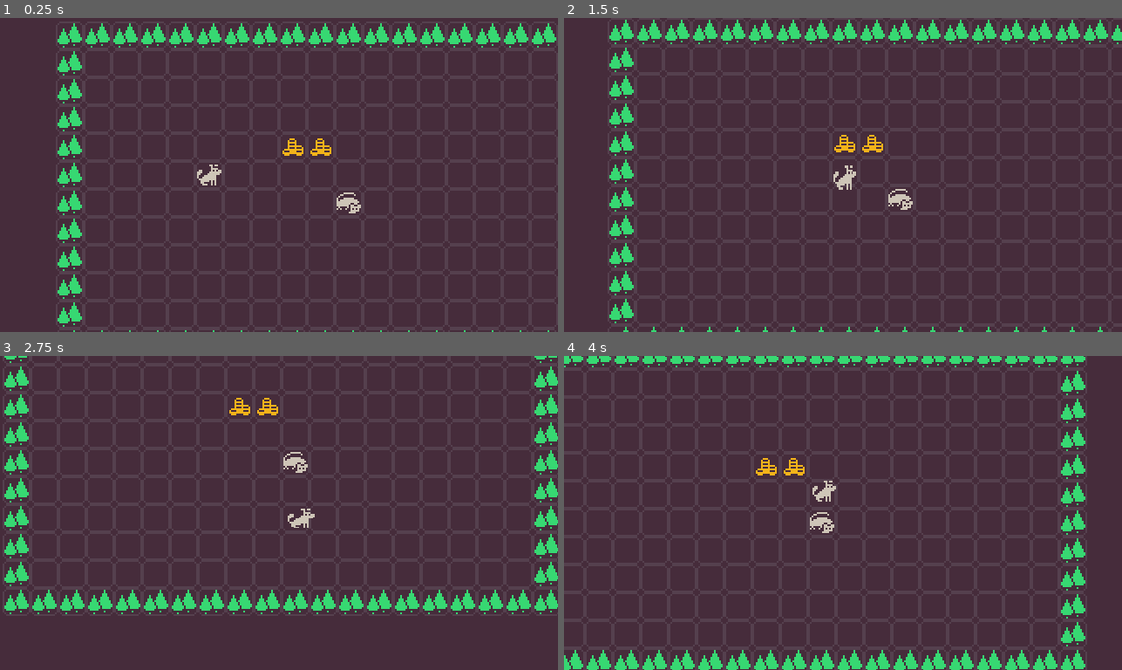
Above: before the commit, frames 1-4 (two rows, left to right).
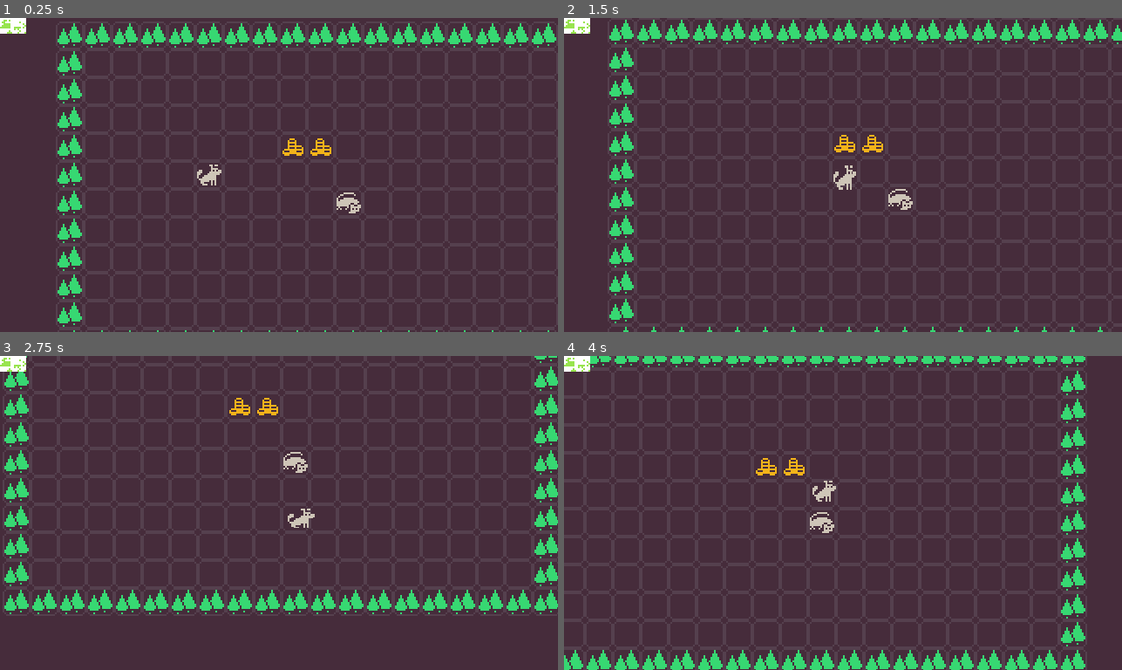
Above: after the commit, the same moments.

Repository: keipaglows/grid-based-prototype
Game: Godot game, scene res://Game.tscn
The game is run twice, just before and just after one commit, with the same random seed, the same clock (stepped at 60 frames per second) and the same inputs.
Inputs:
- Up to frame 1 (0.25 s): no input
- Up to frame 2 (1.5 s): tap Enter at 0.5 s; hold Right (ui_right) 0.53-1.28 s; hold Down (ui_down) from 1.28 s (still down)
- Up to frame 3 (2.75 s): release Down (ui_down) at 2.03 s; hold Right (ui_right) from 2.03 s (still down)
- Up to frame 4 (4 s): release Right (ui_right) at 2.78 s; hold Up (ui_up) 2.78-3.53 s; hold Left (ui_left) from 3.53 s (still down)

The runs differ from the first frame. In frame 1, 0.2% of the frame differs, in the area x 0-5%, y 0-5%; in frame 2, 0.2%; in frame 3, 0.2%; in frame 4, 0.2%.

Commit message:
RGBG-16 | Game map sections, random generation of it and mini map representation

Diff:
--- a/Game.tscn
+++ b/Game.tscn
@@ -1,9 +1,10 @@
-[gd_scene load_steps=6 format=2]
+[gd_scene load_steps=7 format=2]
 
 [ext_resource path="res://grid/grid_lines_tileset.tres" type="TileSet" id=1]
 [ext_resource path="res://grid/grid_tileset.tres" type="TileSet" id=2]
 [ext_resource path="res://grid/grid.gd" type="Script" id=3]
 [ext_resource path="res://entities/scenes/Player.tscn" type="PackedScene" id=4]
+[ext_resource path="res://map_generator/scenes/MapGenerator.tscn" type="PackedScene" id=5]
 [ext_resource path="res://grid/grid_lines.gd" type="Script" id=8]
 
 [node name="Game" type="Node"]
@@ -31,3 +32,7 @@
 format = 1
 script = ExtResource( 8 )
 RENDER_GRID_LINES = true
+
+[node name="GUI Layer" type="CanvasLayer" parent="."]
+
+[node name="MapGenerator" parent="GUI Layer" instance=ExtResource( 5 )]
--- a/autoloads/GameGlobals.gd
+++ b/autoloads/GameGlobals.gd
@@ -1,6 +1,9 @@
 extends Node
 
 
-const TILE_SIZE = 16
-const CELL_SIZE = Vector2(TILE_SIZE, TILE_SIZE)
+const TILE_WIDTH = 16
+const TILE_SIZE = Vector2(TILE_WIDTH, TILE_WIDTH)
+const SECTION_SIZE = 3
+
+var GAME_MAP_SECTIONS = {}
 var GAME_MAP = {}
--- a/entities/classes/base_entity.gd
+++ b/entities/classes/base_entity.gd
@@ -24,5 +24,5 @@
 
 
 func add_to_tile_map(tile_map: TileMap):
-	self.scene.position = tile_map.map_to_world(self.position) + GameGlobals.CELL_SIZE / 2
+	self.scene.position = tile_map.map_to_world(self.position) + GameGlobals.TILE_SIZE / 2
 	tile_map.add_child(self.scene)
--- a/entities/player.gd
+++ b/entities/player.gd
@@ -45,11 +45,11 @@
 
 	# Animate the pivot with the sprite moving to the intended cell
 	var move_direction = (target_position - position).normalized()
-	var move_length = GameGlobals.TILE_SIZE
+	var move_length = GameGlobals.TILE_WIDTH
 
 	# setting move_length 1.5 longer if we move diagnolly
 	if abs(move_direction[0]) == abs(move_direction[1]):
-		move_length = GameGlobals.TILE_SIZE * 1.5
+		move_length = GameGlobals.TILE_WIDTH * 1.5
 
 	$Tween.interpolate_property(
 		$Pivot,
--- /dev/null
+++ b/map_generator/map_generator.gd
@@ -0,0 +1,95 @@
+extends Node2D
+export (Texture) var texture setget _set_texture
+
+
+var tile_sections
+var mini_map_texture
+
+const GAME_MAP_SECTIONS_WIDTH = 5
+const GAME_MAP_SECTIONS_HEIGHT = 3
+const SECTION_SIZE = GameGlobals.SECTION_SIZE
+
+var RNG = RandomNumberGenerator.new()
+
+#const TOP_SIDE = 0
+#const RIGHT_SIDE = 1
+#const BOTTOM_SIDE = 2
+#const LEFT_SIDE = 3
+
+
+#class SectionSide:
+#
+#	func _init()
+
+func _ready():
+	mini_map_texture = ImageTexture.new()
+	tile_sections = Image.new()
+
+	RNG.randomize()
+	tile_sections.load("map_generator/sprites/forest.png")
+
+	var mini_map = Image.new()
+	var MAX_SECTION_X = (tile_sections.get_width() / 3) - 1
+	var MAX_SECTION_Y = (tile_sections.get_height() / 3) - 1
+
+	mini_map.create(GAME_MAP_SECTIONS_WIDTH * SECTION_SIZE,
+					GAME_MAP_SECTIONS_HEIGHT * SECTION_SIZE,
+					false,
+					Image.FORMAT_RGBA8)
+
+	# Filling GAME_MAP_SECTIONS with sections
+	for X in GAME_MAP_SECTIONS_WIDTH:
+		for Y in GAME_MAP_SECTIONS_HEIGHT:
+			var section_x = RNG.randi_range(0, MAX_SECTION_X)
+			var section_y = RNG.randi_range(0, MAX_SECTION_Y)
+			var section = get_section(tile_sections, section_x, section_y)
+
+			# drawing current section to mini_map
+			mini_map.blit_rect(section,
+							   Rect2(0, 0, SECTION_SIZE, SECTION_SIZE),
+							   Vector2(X * SECTION_SIZE, Y * SECTION_SIZE))
+			GameGlobals.GAME_MAP_SECTIONS[Vector2(X, Y)] = section
+
+	# creating from image without any default flags
+	mini_map_texture.create_from_image(mini_map, 0)
+	texture = mini_map_texture
+
+
+func get_section(tile_sections: Image, x: int, y: int):
+	var start_x = x * SECTION_SIZE
+	var start_y = y * SECTION_SIZE
+
+	var section = tile_sections.get_rect(
+		Rect2(start_x, start_y, SECTION_SIZE, SECTION_SIZE)
+	)
+#	section.resize(9, 9, Image.INTERPOLATE_NEAREST)
+
+	return section
+
+
+func get_side_colors(section: Image, side):
+	pass
+
+
+func get_image_colors(image: Image):
+	var width = image.get_width()
+	var height = image.get_height()
+	image.lock()
+
+	for x in width:
+		print('x is ', x)
+		for y in height:
+			print(image.get_pixel(x, y))
+
+	image.unlock()
+
+
+func _set_texture(value):
+	# If the texture variable is modified externally,
+	# this callback is called.
+	texture = value  # Texture was changed.
+	update()  # Update the node's visual representation.
+
+
+func _draw():
+	draw_texture(texture, Vector2())
--- /dev/null
+++ b/map_generator/scenes/MapGenerator.tscn
@@ -0,0 +1,6 @@
+[gd_scene load_steps=2 format=2]
+
+[ext_resource path="res://map_generator/map_generator.gd" type="Script" id=1]
+
+[node name="MapGenerator" type="Node2D"]
+script = ExtResource( 1 )
--- a/project.godot
+++ b/project.godot
@@ -44,6 +44,17 @@
 window/stretch/mode="2d"
 window/stretch/aspect="keep"
 
+[input]
+
+remove={
+"deadzone": 0.5,
+"events": [  ]
+}
+delete={
+"deadzone": 0.5,
+"events": [  ]
+}
+
 [rendering]
 
 environment/default_clear_color=Color( 0.278431, 0.176471, 0.235294, 1 )
Binary file added: map_generator/sprites/forest.png
Not shown, added: map_generator/sprites/forest.png.import
